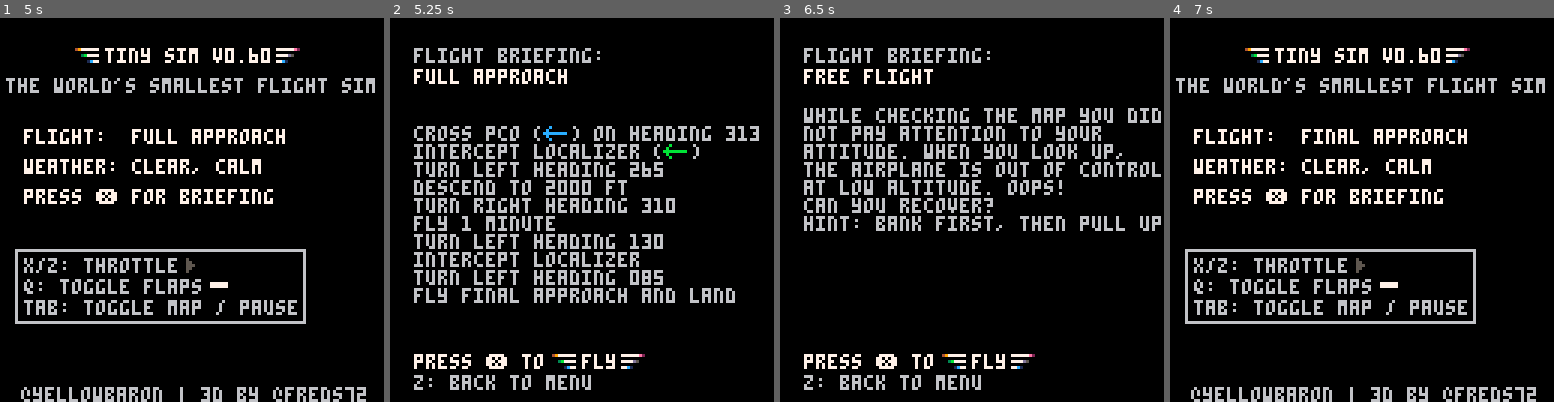
Above: before the commit, frames 1-4 (left to right).
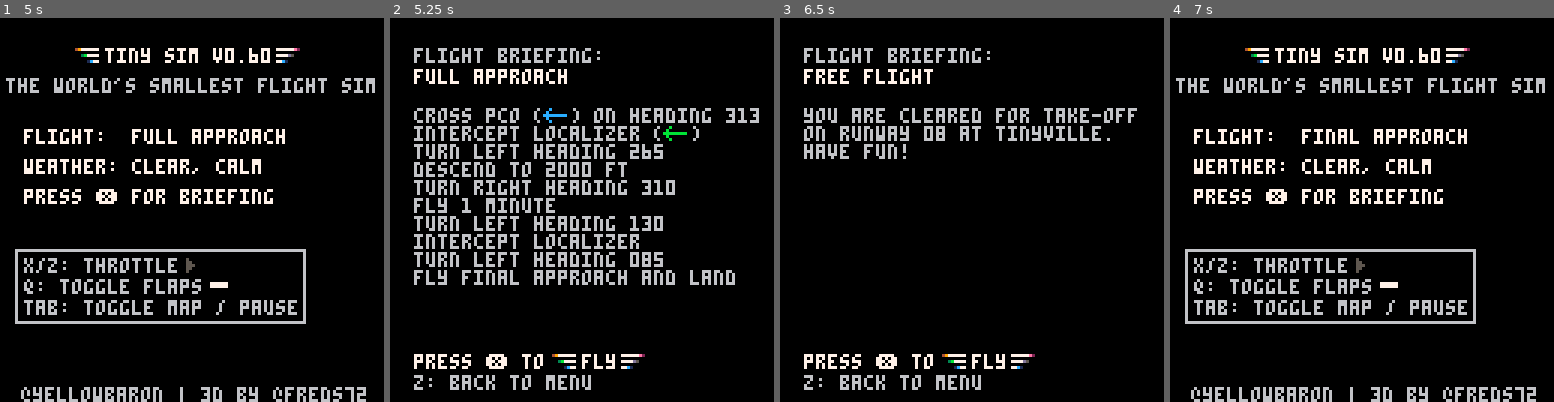
Above: after the commit, the same moments.

Repository: freds72/tiny_sim
Game: PICO-8 cartridge carts/tinysim.p8
Two runs of this game, one before a commit and one after it. Both use one fixed random seed, a clock stepped at 60 frames per second and the inputs below.
Inputs:
- Up to frame 1 (5 s): tap X (X key) at 0.33, 1.07, 1.85, 2.97, 4.08 s; tap O (Z key) at 0.7, 1.7, 2.1, 2.5, 2.9, 3.3, 3.7, 4.1, 4.5, 4.9 s; hold Right 1.6-2.1 s; hold Up 2.15-2.42 s; hold Right 2.47-3.03 s; hold Left 3.08-3.58 s; hold Down 3.63-3.97 s; hold Right 4.02-4.68 s; hold Up from 4.73 s (still down)
- Up to frame 2 (5.25 s): release Up at 5.03 s; hold Left from 5.08 s (still down); tap X (X key) at 5.2 s
- Up to frame 3 (6.5 s): tap O (Z key) at 5.3, 5.7, 6.1 s; release Left at 5.68 s; hold Down 5.73-6.03 s; hold Right from 6.08 s (still down); tap X (X key) at 6.32 s
- Up to frame 4 (7 s): tap O (Z key) at 6.5, 6.9 s; release Right at 6.58 s; hold Right from 6.63 s (still down)

Frame 1 is identical in both runs. In frame 2, 11% of the frame differs, in the area x 6-97%, y 23-75%; in frame 3, 8.1%; in frame 4, nothing differs.

Commit message:
- nosewheel steering below 30 knots - added free flight / take-off scenario

Diff:
--- a/carts/tinysim.p8
+++ b/carts/tinysim.p8
@@ -4,14 +4,14 @@
 --tiny sim 0.60
 --@yellowbaron, 3d engine @freds72
 
---scenarios (name,lat,lon,hdg,alt,pitch,bank,throttle,gps dto,nav1,nav2)
+--scenarios (name,lat,lon,hdg,alt,pitch,bank,throttle,tas,gps dto,nav1,nav2)
 local scenarios={
-	{"visual approach",-417,326.3,85,600,-1,0,25,3,2,1},
- {"final approach",-408.89,230.77,85,1000,1,0,75,3,2,1},
- {"full approach",-222.22,461.54,313,3000,0,0,91,3,2,1},
- {"engine failure!",-244.44,261.54,50,3500,0,0,0,4,2,5},
- {"unusual attitude",-222.22,461.54,330,450,99,99,100,3,2,1},
- {"free flight",-422.2,384.6,85,0,0,0,0,3,2,1}}
+	{"visual approach",-417,326.3,85,600,-1,0,25,112,3,2,1},
+ {"final approach",-408.89,230.77,85,1000,1,0,75,112,3,2,1},
+ {"full approach",-222.22,461.54,313,3000,0,0,91,112,3,2,1},
+ {"engine failure!",-244.44,261.54,50,3500,0,0,0,112,4,2,5},
+ {"unusual attitude",-222.22,461.54,330,450,99,99,100,112,3,2,1},
+ {"free flight",-422.2,384.6,85,0,0,0,0,0,3,2,1}}
 
 --weather (name,wind,ceiling)
 local wx={
@@ -128,7 +128,6 @@
  wnd=1
  --
  rpm=2200
- tas=112
  vs=0
  aoa=0
  timer=0
@@ -172,12 +171,14 @@
   pitch=scenarios[s][6]
   bank=scenarios[s][7]
   throttle=scenarios[s][8]
-  dto=scenarios[s][9]
-  nav1=scenarios[s][10]
-  nav2=scenarios[s][11]
+  tas=scenarios[s][9]
+		dto=scenarios[s][10]
+  nav1=scenarios[s][11]
+  nav2=scenarios[s][12]
   wind=wx[wnd][2]
   ceiling=wx[wnd][3]
   if(pitch==99) bank,pitch=unusual()
+		if(s==6) onground=true
 end
 
 function unusual()
@@ -238,11 +239,19 @@
 
 function movebank()
   if btn(0) then
-    blag=max(blag-1,-50)
-    bank-=1.8-tas/250
+    if onground and tas<30 then
+					 heading-=0.4
+				else
+				  blag=max(blag-1,-50)
+      bank-=1.8-tas/250
+				end
   elseif btn(1) then
-    blag=min(blag+1,50)
-    bank+=1.8-tas/250
+    if onground and tas<30 then
+					 heading+=0.4
+				else
+				  blag=min(blag+1,50)
+      bank+=1.8-tas/250
+				end
   elseif blag!=0 then
     bank+=0.03*blag
     blag-=blag/abs(blag)
@@ -757,8 +766,8 @@
 fly final approach and land]]
     print(msg,8,30,6)
     -- icons
-    spr(35,51,36)
-    spr(20,91,42)
+    spr(35,51,30)
+    spr(20,91,36)
   elseif scen==4 then
     local msg=[[
 you are enroute to tinyville
@@ -771,9 +780,9 @@
 good luck!]]
     print(msg,8,30,6)
     -- icons
-    spr(35,95,51)
-    spr(55,104,64)
-  else
+    spr(35,95,48)
+    spr(55,110,65)
+  elseif scen==5 then
     local msg=[[
 while checking the map you did
 not pay attention to your
@@ -783,7 +792,13 @@
 can you recover?
 hint: bank first, then pull up]]
     print(msg,8,30,6)
-  end
+  else
+			 local msg=[[
+you are cleared for take-off
+on runway 08 at tinyville.
+have fun!]]
+    print(msg,8,30,6)
+		end
   print("press ❎ to   fly",8,112,7)
   spr(2,54,112)
   spr(3,77,112)
@@ -876,7 +891,7 @@
     checklanded()
 				flaps()
     blackbox()
-    --3d
+   --3d
   	zbuf_clear()
 
    local q=make_q(v_right,-pitch/360)
@@ -922,7 +937,7 @@
     dispgs()
     dispflaps()
     dispwind()
-    -- 3d
+   -- 3d
 	  clip(0,0,128,31)
 	  rectfill(0,0,128,31,0)
 	  draw_ground()
@@ -931,8 +946,8 @@
 			-- glareshield
   	spr(49,4,27)
   	spr(50,-4,29)
-		sspr(15,24,1,8,12,26,116,8)
-		dispmessage()
+		 sspr(15,24,1,8,12,26,116,8)
+		 dispmessage()
 
     -- perf monitor!
     local cpu=flr(100*stat(1)).."%"
